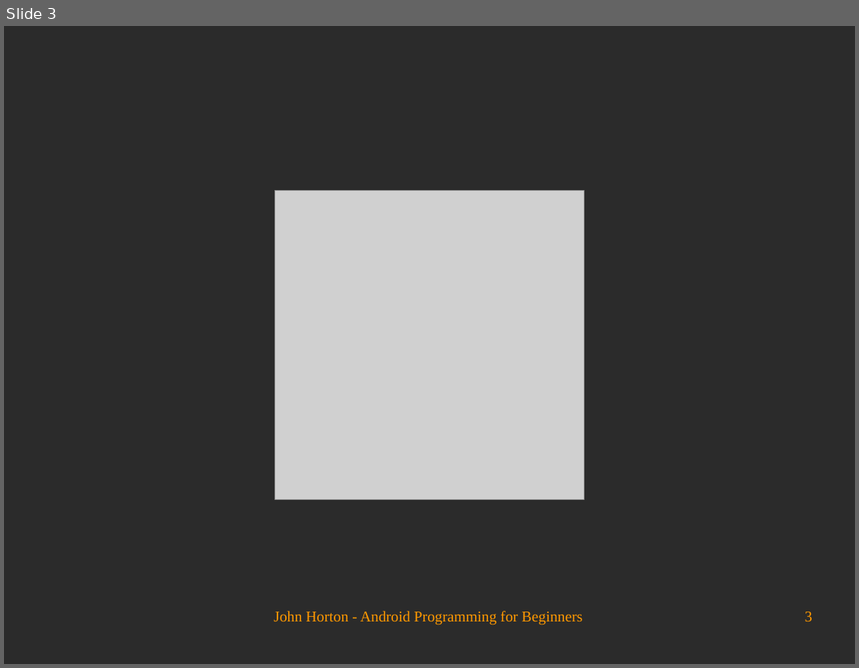
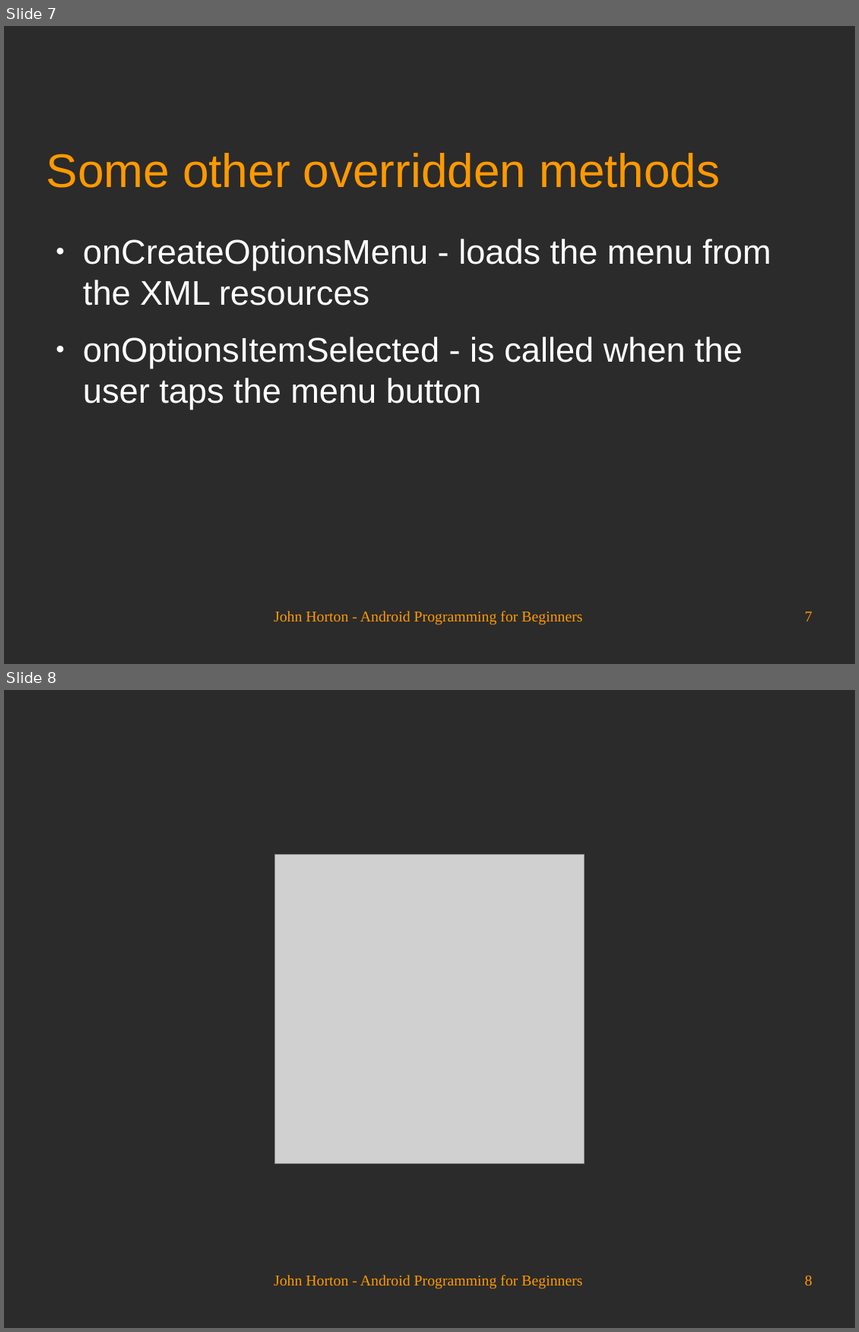
Before and after one commit to Academy-Soft-Intellect/Android-Programming-for-Beginners, a slide deck: 06_The_Life_and_Times_of_an_Android_App.odp. Shown one above the other, each under a label of ours: slide 3 before the commit, slides 7 and 8 after it. The pictures are 859x668 and 859x1332 pixels, drawn with LibreOffice and Linux fonts; fonts in the diff are those of the drawing; grey boxes stand for pictures; background and template pictures are left out; a plain dark background stands for a picture behind light text. Boxes give left, top, right and bottom in pixels: in the first picture for what was removed or moved away, otherwise in the second. Text is boxed around its words. In the diff, an @@ line names an element or a change of style, - is before the commit and + after.

```diff
--- a/06_The_Life_and_Times_of_an_Android_App.odp
+++ b/06_The_Life_and_Times_of_an_Android_App.odp
@@ slide 7 added at box(4, 26, 855, 664), background picture (left out) @@
@@ title added at box(47, 153, 720, 188), 44 pt, text #FF9900 @@
+Some other overridden methods
@@ text added at box(83, 239, 771, 409), 32 pt, text #FFFFFF @@
+● onCreateOptionsMenu - loads the menu from the XML resources
+● onOptionsItemSelected - is called when the user taps the menu button
@@ text added at box(274, 611, 582, 626), 14 pt, text #FF9900 @@
+John Horton - Android Programming for Beginners
@@ page number added at box(805, 612, 813, 622), 14 pt, text #FF9900 @@
+7
@@ what was slide 3 is now slide 8 @@
@@ page number at box(805, 1276, 813, 1286): text changed @@
-3
+8
```
Also in this commit, not shown: 2 slides changed, 4 other slides added.
